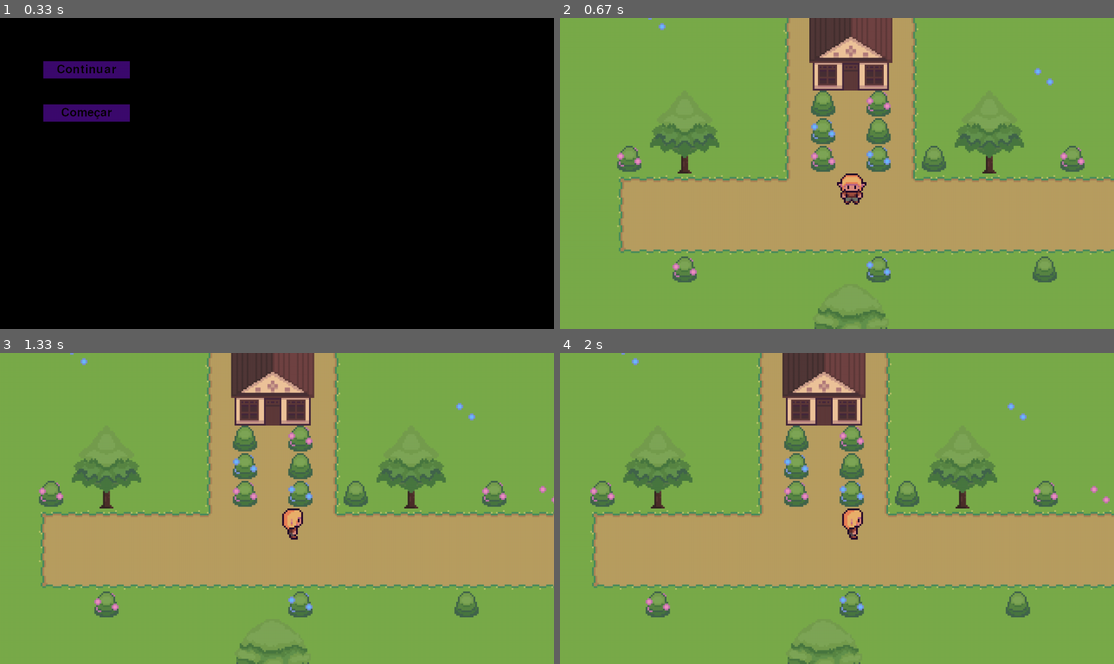
Above: before the commit, frames 1-4 (two rows, left to right).
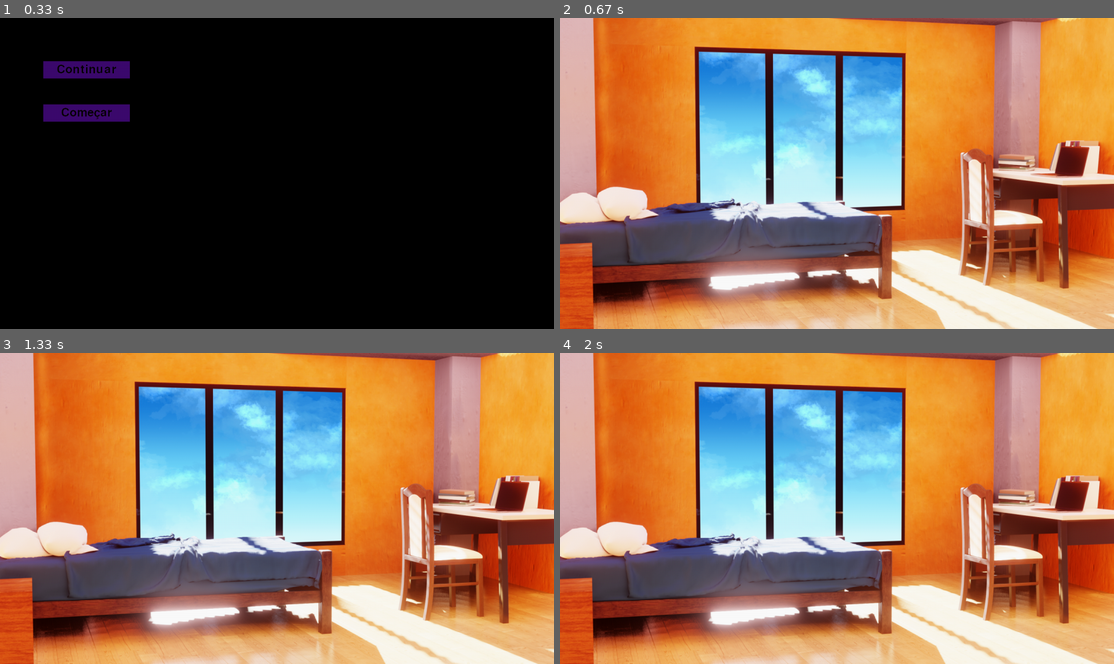
Above: after the commit, the same moments.

Repository: cabral-tiago/pygame-evert
Game: pygame game, started from main.py
The game is run twice, just before and just after one commit, with the same random seed, the same clock (stepped at 60 frames per second) and the same inputs.
Inputs (mouse positions are in pixels of both pictures, inside the frame that each line leads up to):
- Up to frame 1 (0.33 s): no input
- Up to frame 2 (0.67 s): click (648, 70) at 0.38 s
- Up to frame 3 (1.33 s): tap A at 0.67 s; hold Right from 1 s (still down); move the mouse to (277, 530) at 1.03 s
- Up to frame 4 (2 s): release Right at 1.47 s

Frame 1 is identical in both runs. In frame 2, 100% of the frame differs, in the area x 0-100%, y 0-100%; in frame 3, 100%; in frame 4, 100%.

Commit message:
[Add] LevelType, Dialogue level type support
Adds LevelType enums
Adds Dialogue LevelType support
Adds Background scaling
Refactors Level 0 as Blank LevelType
Fixes get_width(), get_height() on non-map levels

Diff:
--- a/assets/levels/0/level_info.json
+++ b/assets/levels/0/level_info.json
@@ -1,5 +1,3 @@
 {
-    "type": "background",
-    "bg_style": "colour",
-    "bg_colour": "black"
+    "type": 0
 }
--- a/assets/levels/1/level_info.json
+++ b/assets/levels/1/level_info.json
@@ -1,8 +1,6 @@
 {
-    "type": "map",
-    "tileset": "assets\\images\\grassy_lands.png",
-    "tile_size": [16, 16],
-    "tile_scale": 4,
-    "player_appear": true,
-    "player_spawn": [10, 15]
+    "type": 2,
+    "bg_style": "image",
+    "bg_image": "assets/images/room_bg.png",
+    "bg_smooth_scale": true
 }
--- /dev/null
+++ b/assets/levels/2/level_info.json
@@ -0,0 +1,8 @@
+{
+    "type": 3,
+    "tileset": "assets\\images\\grassy_lands.png",
+    "tile_size": [16, 16],
+    "tile_scale": 4,
+    "player_appear": true,
+    "player_spawn": [10, 15]
+}
--- a/classes/enums.py
+++ b/classes/enums.py
@@ -15,6 +15,13 @@
     WORLD = 1
 
 
+class LevelType(Enum):
+    BLANK = 0
+    MENU = 1
+    DIALOGUE = 2
+    MAP = 3
+
+
 class PlayerDirection(Enum):
     DOWN = 0
     UP = 1
--- a/classes/level.py
+++ b/classes/level.py
@@ -5,12 +5,14 @@
 from pygame.surface import Surface
 from classes.tileset import Tileset
 from classes.levellayer import LevelLayer
+from classes.enums import LevelType
 import configs
 import pygame
 
 
 class Level:
     def __init__(self, path) -> None:
+        self.__type: LevelType = LevelType.BLANK
         self.__layers: list[LevelLayer] = []
         self.__background: Surface = Surface(configs.SCREEN_SIZE, pygame.SRCALPHA)
         self.__obstacles: list[Rect] = []
@@ -25,8 +27,12 @@
         with open(path+"/level_info.json", "r", encoding="utf-8") as file:
             level_info = json.load(file)
 
-            match level_info["type"]:
-                case "map":
+            self.__type = LevelType(level_info["type"])
+            match self.__type:
+                case LevelType.BLANK:
+                    self.__background.fill("black")
+
+                case LevelType.MAP:
                     self.__player_appear = level_info["player_appear"]
                     spawn_x, spawn_y = level_info["player_spawn"]
                     spawn_x *= level_info["tile_size"][0] * level_info["tile_scale"]
@@ -46,20 +52,35 @@
                             self.__obstacles.extend(layer.get_obstacle_rects())
                         self.__layers.append(layer)
 
-                case "background":
+                case LevelType.DIALOGUE:
                     if level_info["bg_style"] == "colour":
                         self.__background.fill(level_info["bg_colour"])
                     elif level_info["bg_style"] == "image":
-                        self.__background.blit(pygame.image.load(level_info["bg_image"]),(0, 0))
+                        image: Surface = pygame.image.load(level_info["bg_image"])
+                        if image.get_width() > configs.SCREEN_W:
+                            scale = configs.SCREEN_W / image.get_width()
+                            scaled_height = int(image.get_height() * scale)
+                            if level_info["bg_smooth_scale"]:
+                                image = pygame.transform.smoothscale(image, (configs.SCREEN_W, scaled_height))
+                            else:
+                                image = pygame.transform.scale(image, (configs.SCREEN_W, scaled_height))
+
+                        self.__background.blit(image,(0, 0))
 
     def get_layer(self, index: int) -> LevelLayer:
         return self.__layers[index]
 
     def get_width(self) -> int:
-        return self.get_layer(0).get_surface().get_width()
+        if self.__type == LevelType.MAP:
+            return self.get_layer(0).get_surface().get_width()
+        else:
+            return self.__background.get_width()
 
     def get_height(self) -> int:
-        return self.get_layer(0).get_surface().get_height()
+        if self.__type == LevelType.MAP:
+            return self.get_layer(0).get_surface().get_height()
+        else:
+            return self.__background.get_height()
 
     def get_obstacles(self) -> list[Rect]:
         return self.__obstacles
Binary file added: assets/images/room_bg.png
Renamed: assets/levels/1/layers/0_bg.csv -> assets/levels/2/layers/0_bg.csv
Renamed: assets/levels/1/layers/1_bg.csv -> assets/levels/2/layers/1_bg.csv
Renamed: assets/levels/1/layers/2_ob.csv -> assets/levels/2/layers/2_ob.csv
